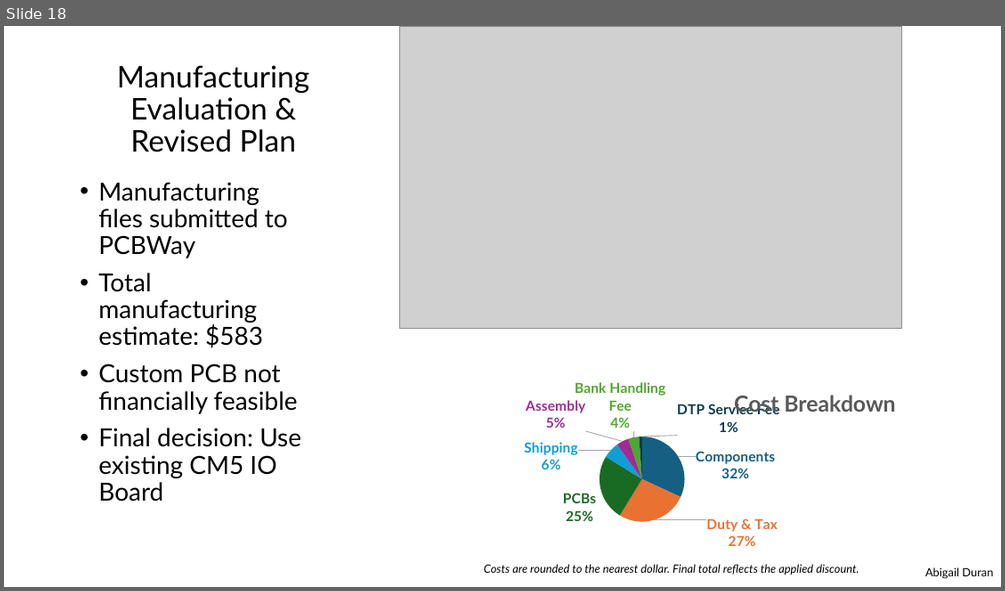
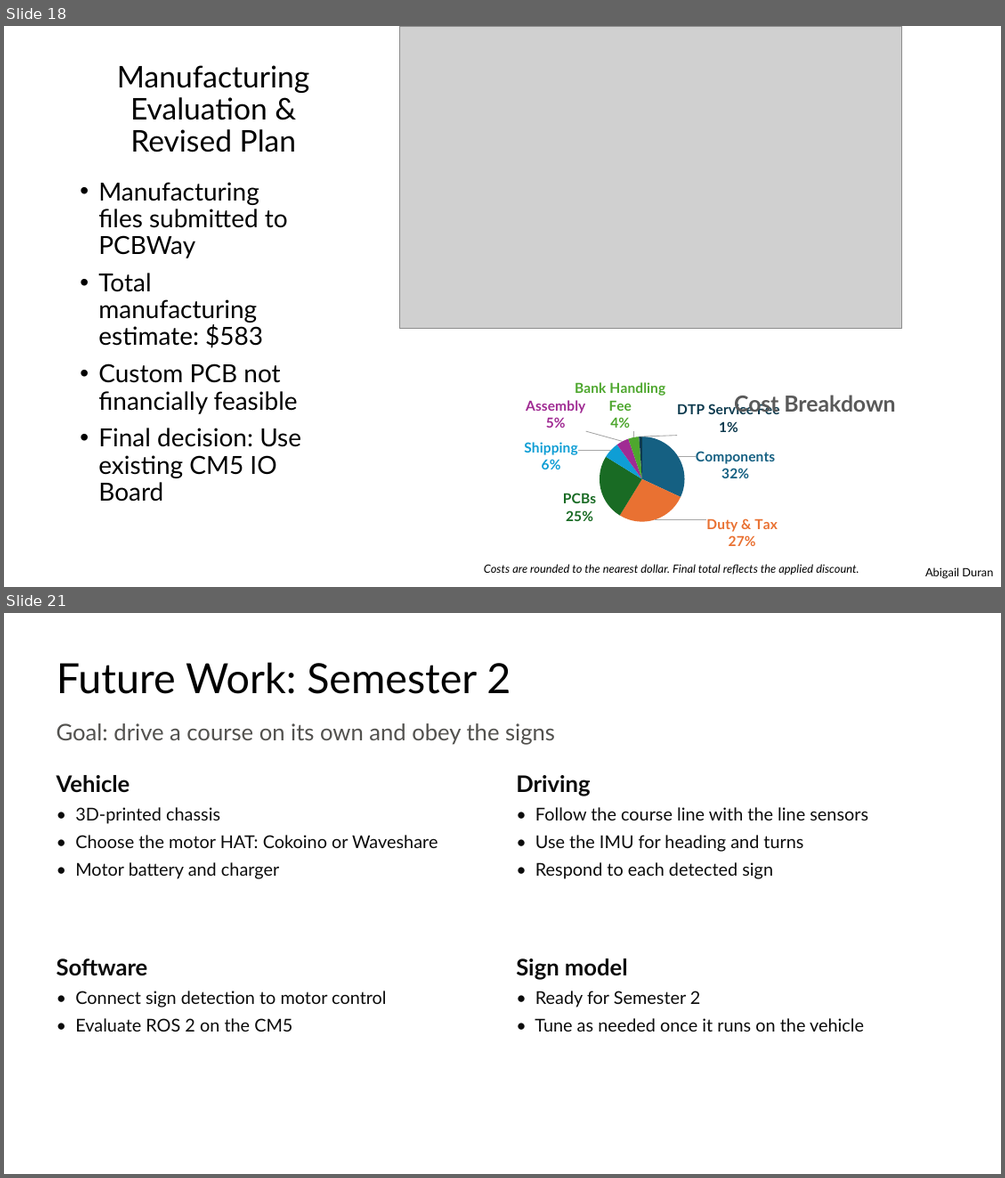
Before and after one commit to EthanWellsSr/BuggyBot, a slide deck: Semester 1 Deliverables/Final Presentation.pptx. Shown one above the other, each under a label of ours: slide 18 before the commit, slides 18 and 21 after it; the slides between them are not shown. The pictures are 1005x591 and 1005x1178 pixels, drawn with LibreOffice and Linux fonts; fonts in the diff are those of the drawing; grey boxes stand for pictures. Boxes give left, top, right and bottom in pixels: in the first picture for what was removed or moved away, otherwise in the second. Text is boxed around its words. In the diff, an @@ line names an element or a change of style, - is before the commit and + after.

Commit message:
Add team cost and future work slides, add the demo power bank to the parts list, and rebuild the final deck.

```diff
--- a/Semester 1 Deliverables/Final Presentation.pptx
+++ b/Semester 1 Deliverables/Final Presentation.pptx
@@ slide 21 added at [4,613,1001,1174], background #FFFFFF @@
@@ title added at [57,662,510,694], 40 pt, text #000000 @@
+Future Work: Semester 2
@@ text added at [57,723,555,745], 22 pt, text #52514E @@
+Goal: drive a course on its own and obey the signs
@@ text added at [57,775,437,879], 17 pt, text #0B0B0B @@
+Vehicle
+• 3D-printed chassis
+• Choose the motor HAT: Cokoino or Waveshare
+• Motor battery and charger
@@ text added at [516,775,868,879], 17 pt, text #0B0B0B @@
+Driving
+• Follow the course line with the line sensors
+• Use the IMU for heading and turns
+• Respond to each detected sign
@@ text added at [57,958,386,1031], 17 pt, text #0B0B0B @@
+Software
+• Connect sign detection to motor control
+• Evaluate ROS 2 on the CM5
@@ text added at [516,958,864,1031], 17 pt, text #0B0B0B @@
+Sign model
+• Ready for Semester 2
+• Tune as needed once it runs on the vehicle
```
Also in this commit, not shown: 2 other slides added, 4 other files.
